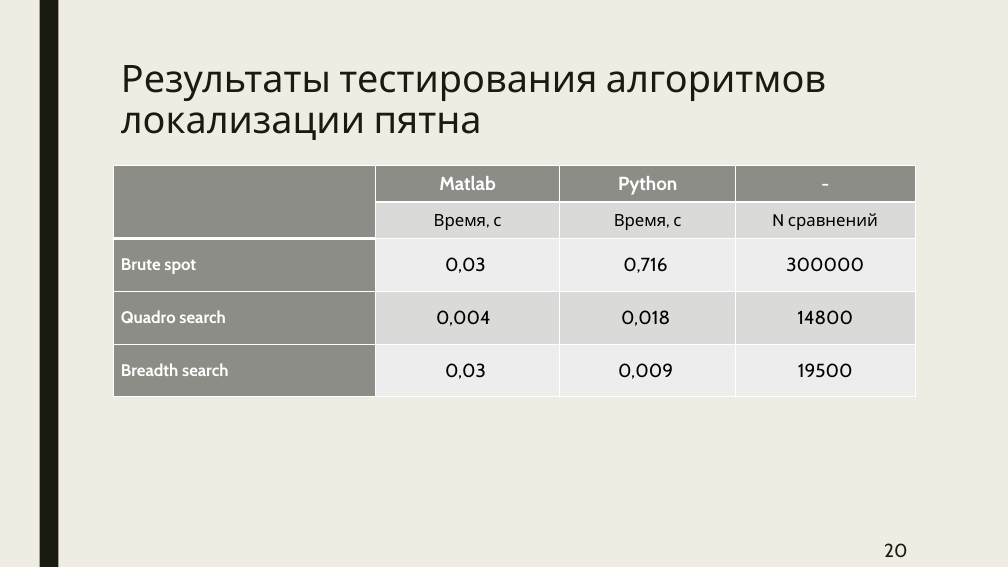
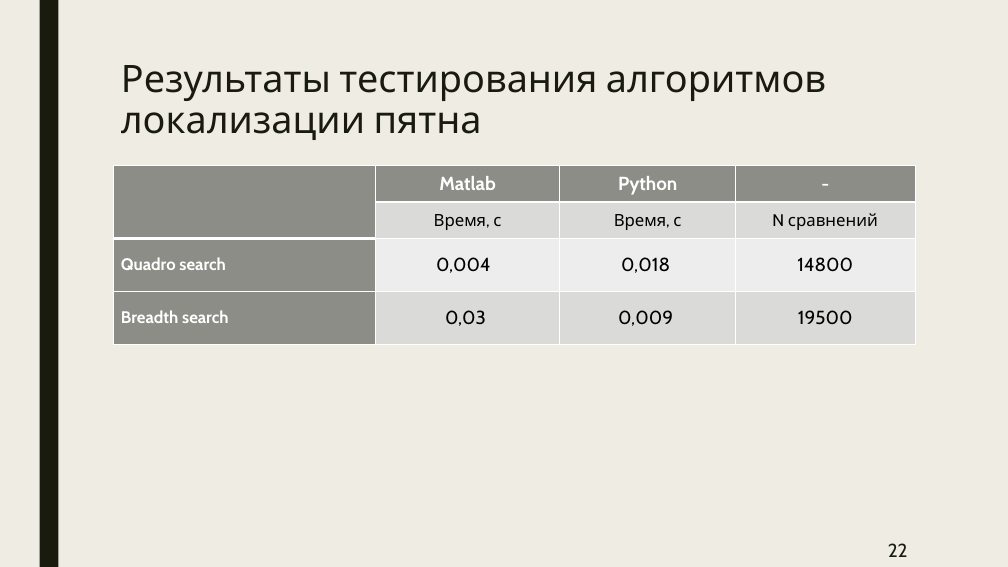
Before and after one commit to BarikQ/course_4, a slide deck: slide 22 of Pres/Диплом преза.pptx (slide 20 before the commit). Drawn at 1008x567 pixels with LibreOffice and Linux fonts; fonts in the diff are those of the drawing. Boxes give left, top, right and bottom in pixels: in the first picture for what was removed or moved away, otherwise in the second. Text is boxed around its words. In the diff, an @@ line names an element or a change of style, - is before the commit and + after.

```diff
--- a/Pres/Диплом преза.pptx
+++ b/Pres/Диплом преза.pptx
@@ table at (x1=113, y1=166, x2=915, y2=344) @@
-row 3: Brute spot | 0,03 | 0,716 | 300000
@@ page number at (x1=888, y1=543, x2=908, y2=557): text changed @@
-20
+22
```
Also in this commit, not shown: 9 other slides changed, 2 slides added, 3 other files.
